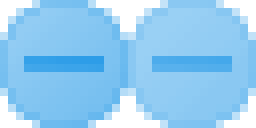
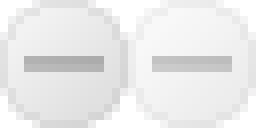
Layer changes from the first 256 x 128 image to the second:
pixels changed over (0, 0, 256, 128) (layer not identified)
